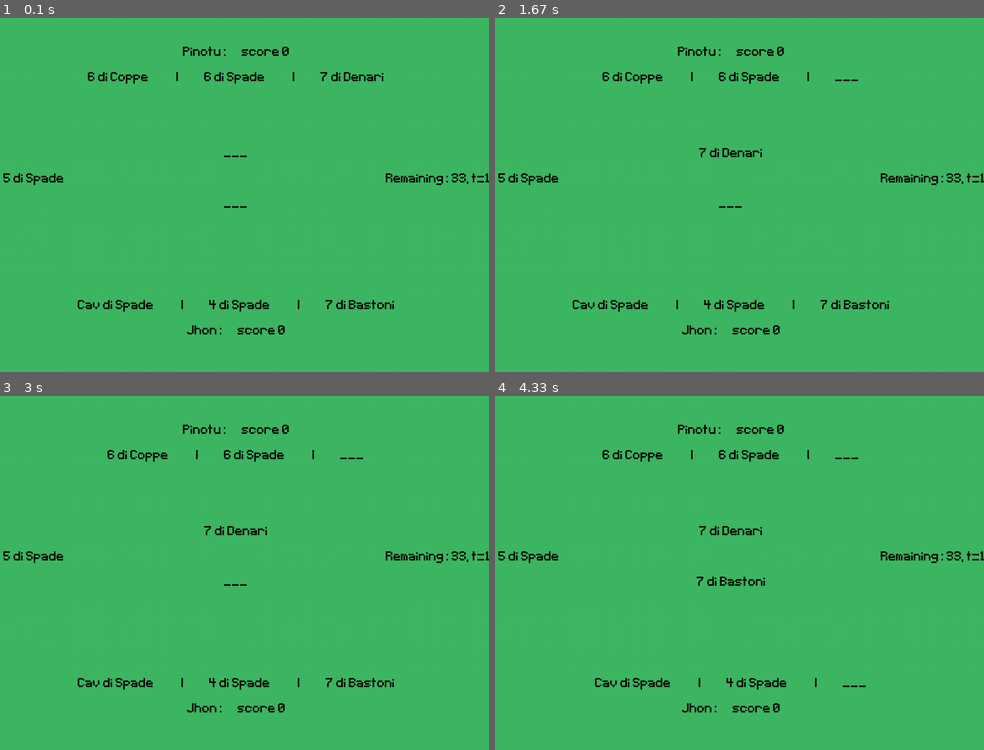
Above: before the commit, frames 1-4 (two rows, left to right).
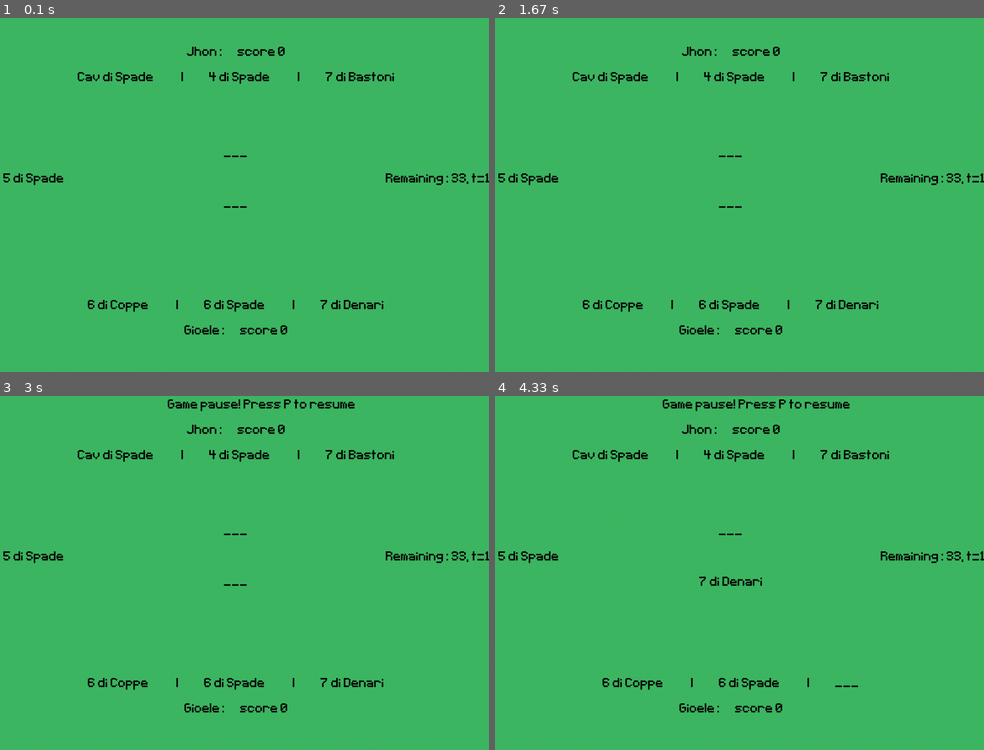
Above: after the commit, the same moments.

Repository: giolendius/Briscola
Game: pygame game, started from main.py
Two runs of this game, one before a commit and one after it. Both use one fixed random seed, a clock stepped at 60 frames per second and the inputs below.
Inputs:
- Up to frame 1 (0.1 s): no input
- Up to frame 2 (1.67 s): hold P 0.33-0.8 s; hold P 0.83-1.3 s; tap 3 at 1.33 s
- Up to frame 3 (3 s): tap P at 1.67 s
- Up to frame 4 (4.33 s): hold P 3-3.47 s; tap P at 3.5 s

The runs differ from the first frame. In frame 1, 2.0% of the frame differs, in the area x 15-81%, y 8-90%; in frame 2, 2.1%; in frame 3, 2.6%, in the area x 15-81%, y 0-90%; in frame 4, 2.5%.

Commit message:
feat(pygame): play as a human!

Diff:
--- a/main.py
+++ b/main.py
@@ -1,12 +1,13 @@
 from src.pygame.pybriscola import PyBriscolaEnv
-from src.types.Agents import RandomAgent # DLAgent
+from src.types.Agents import RandomAgent, Human # DLAgent
 
 
 def play():
-    a1 = RandomAgent()
+    a1 = Human('Gioele')
     a2 = RandomAgent("Jhon")
     env = PyBriscolaEnv(2)
     env.run_env([a1, a2])
 
+
 if __name__ == '__main__':
     play()
--- a/src/Briscola.py
+++ b/src/Briscola.py
@@ -73,20 +73,22 @@
         observation = Observation.from_sets(self.briscola,
                                             self.hand[self.current_player],
                                             self.table[1:4])  # here we always exclude player 0, he IS playing
-        if self.current_player == protagonist:
-            self.turn_memory = TurnMemory(turn=self.turn,
-                                          observation=observation)
 
         azione, q_val = agents[self.current_player].action(observation)
 
-        if self.current_player == protagonist:
-            self.turn_memory.action = azione
+        if azione == Action.not_chosen_yet:
+            self.awaiting_user_input = True
+        else:
+            if self.current_player == protagonist:
+                self.turn_memory = TurnMemory(turn=self.turn,
+                                              observation=observation,
+                                              action=azione.value)
 
-        self.table[self.current_player] = self.hand[self.current_player].play_this_card(azione)
-        self.current_player = (self.current_player + 1) % self.tot_players
+            self.table[self.current_player] = self.hand[self.current_player].play_this_card(azione)
+            self.current_player = (self.current_player + 1) % self.tot_players
 
-        if self.current_player == self.starting_player:
-            self.phase = "C"
+            if self.current_player == self.starting_player:
+                self.phase = "C"
 
     def _end_round_operations(self):
         # determine who takes
@@ -149,21 +151,6 @@
         self.running = True
         while self.running:
             self.game_engine(agents)
-        print('Game Done')
-
-    def simulate_games(self, agent, train_episodes, save_name=None, agent_position=0):
-        f"""Train the agent '{agent}' (remember to call its class with brackets().
-        The agents needs an action method and a self.model attribute"""
-        self.df = pd.DataFrame()
-        for _ in tqdm(range(train_episodes)):
-            self.run_env([agent, RandomAgent()])
-            df = pd.DataFrame(self.memory)
-            self.df = pd.concat([df, self.df], ignore_index=True)
-
-        if save_name:
-            self.df.to_csv(save_name)
-        else:
-            return self.df
 
     def train_model(self, agent, data, epochs=5, save_name=None):
         if isinstance(data, pd.DataFrame):
@@ -183,17 +170,6 @@
         if save_name:
             agent.model.save_weights(save_name)
 
-    def _draw_from_deck(self) -> Card | None:
-        from random import randint
-        if not self.deck:
-            return None  # or raise an exception if you prefer
-        index = randint(0, len(self.deck) - 1)
-        return self.deck.pop(index)
-
     def _hand_to_string(self, hand, spaces=10):
         sp = " " * spaces + "|" + " " * spaces
         return f"{hand[0]}" + sp + f"{hand[1]}" + sp + f"{hand[2]}"
-
-    def _append_dict_observ_todf(self, dict_observation, df):
-        df = pd.concat([df, pd.DataFrame([dict_observation])], ignore_index=True)
-        return df
--- a/src/pygame/pybriscola.py
+++ b/src/pygame/pybriscola.py
@@ -1,6 +1,9 @@
 import pygame
+from typing import List
 
 from ..Briscola import BriscolaEnv
+from ..types.Agents import Agent, Human
+from ..types.enums import Action
 
 SCREEN_W = 1000
 SCREEN_H = 800
@@ -13,14 +16,20 @@
         self.tempo = [pygame.time.get_ticks()]
         self.message = ""
         self.flg_pause = False
+        self.awaiting_user_input: bool = False
         self.delay_play = delay_play
         self.delay_end_round = delay_end_round
 
-    def run_env(self, agents: list):
+    def initial_checks(self, agents):
         assert self.tot_players == len(agents)
+        assert not any([isinstance(a, Human) for a in agents[1:]]), 'Human player first pos'
 
+        if isinstance(agents[0], Human):
+            pass
+
+    def run_env(self, agents: List[Agent]):
+        self.initial_checks(agents)
         pygame.init()
-
         pygame.display.set_caption("Love Briscola")
 
         self.running = True
@@ -29,10 +38,21 @@
                 if evento.type == pygame.QUIT:
                     self.running = False
                 elif evento.type == pygame.KEYDOWN:
+                    primo_giocatore = agents[0]
                     if evento.key == pygame.K_p:
                         # Azione da eseguire quando si preme 'N'
                         print("Hai premuto P, metto in pausa")
                         self.flg_pause = not self.flg_pause
+                    elif isinstance(primo_giocatore, Human) and self.awaiting_user_input:
+                        if evento.key == pygame.K_1:
+                            self.awaiting_user_input = False
+                            primo_giocatore.action_chosen = Action(0)
+                        elif evento.key == pygame.K_2:
+                            self.awaiting_user_input = False
+                            primo_giocatore.action_chosen = Action(1)
+                        elif evento.key == pygame.K_3:
+                            self.awaiting_user_input = False
+                            primo_giocatore.action_chosen = Action(2)
 
             self.pygame_play_time(agents)
 
@@ -44,17 +64,27 @@
         """Handles pygame while the actual game is going"""
         self.screen.fill((62, 184, 99))
 
-        text(self.screen, f"{agents[0]}:      score {self.points[0]}", (0, 100))
-        text(self.screen, f"{self._hand_to_string(self.hand[0])}", (00, 150))
-        text(self.screen, f"{self.table[0]}", (0, 300))
+        if self.flg_pause:
+            text(self.screen, f"Game pause! Press P to resume", (50,50))
+
+        if self.awaiting_user_input:
+            text(self.screen, f"It's your turn!", (0, 700), (180, 20, 20), size=60)
+
+        text(self.screen, f"{agents[0]}:      score {self.points[0]}", (0, 650))
+        text(self.screen, f"{self.hand[0]}", (00, 600))
+        text(self.screen, f"{self.table[0]}", (0, 400))
+
         text(self.screen, f"{self.briscola}", (-400, 350))
         text(self.screen, f"Remaining: {len(self.deck)}, t={self.turn}", (400, 350))
         text(self.screen, f"{self.message}", (0, 350), size=20)
-        text(self.screen, f"{self.table[1]}", (0, 400))
-        text(self.screen, f"""{self._hand_to_string(self.hand[1])}""", (00, 600))
-        text(self.screen, f"{agents[1]}:      score {self.points[1]}", (0, 650))
 
-        if (pygame.time.get_ticks() - self.tempo[0] > self.delay_play) and not self.flg_pause:
+        text(self.screen, f"{self.table[1]}", (0, 300))
+        text(self.screen, f"{self.hand[1]}", (00, 150))
+        text(self.screen, f"{agents[1]}:      score {self.points[1]}", (0, 100))
+
+        if ((pygame.time.get_ticks() - self.tempo[0] > self.delay_play)
+                and not self.flg_pause
+                and not self.awaiting_user_input):
             self.game_engine(agents)
             self.tempo[0] = pygame.time.get_ticks()
 
--- a/src/types/Agents.py
+++ b/src/types/Agents.py
@@ -2,9 +2,11 @@
 import numpy as np
 from random import choice
 
-from src.types.Card import Observation
+from .Card import Observation
+from .enums import Action
 
 namelist = ["Pieruc", "Iuanin", "Barbacec", "Vecia", "Pinotu", "Parin", "Lenciu"]
+
 
 class Agent(ABC):
     def __init__(self, name=None):
@@ -14,7 +16,7 @@
             self.name = choice(namelist)
 
     @abstractmethod
-    def action(self, observation: Observation) -> (int, np.array):
+    def action(self, observation: Observation) -> (Action, np.array):
         pass
 
     def __str__(self):
@@ -24,14 +26,23 @@
         return type(self).__name__ + ": "+self.name
 
 
-
 class RandomAgent(Agent):
     """An agent who plays a random card of the available ones"""
-    def action(self, observation: Observation) -> (int, float):
+    def action(self, observation: Observation) -> (Action, float):
         poss = observation.indices_card_in_hand()
-        return choice(poss), np.array([0,0,0])
+        return Action(choice(poss)), np.array([0, 0, 0])
 
 
 class AgentOnlyFirst(Agent):
     def action(self, observation: Observation) -> (int, float):
         return min([i - 1 for i in range(1, 4) if observation[i].val]), 0
+
+
+class Human(Agent):
+    action_chosen: Action = Action.not_chosen_yet
+
+    def action(self, observation: Observation):
+        action_chosen = self.action_chosen
+        if action_chosen != Action.not_chosen_yet:
+            self.action_chosen = Action.not_chosen_yet
+        return action_chosen, np.array([0,0,0])
--- a/src/types/Card.py
+++ b/src/types/Card.py
@@ -1,6 +1,8 @@
 import numpy as np
 from typing import List, Optional, cast
 from dataclasses import dataclass, fields
+
+from .enums import Action
 
 
 # from loguru import logger
@@ -140,10 +142,16 @@
             self.deck.draw_random(),
             self.deck.draw_random()]
 
-    def __str__(self):
-        return "stampo"+str(self.cards)
-
-    def play_this_card(self, index: int):
+    def __str__(self, spaces=10):
+        sp = " " * spaces + "|" + " " * spaces
+        return f"{self[0]}" + sp + f"{self[1]}" + sp + f"{self[2]}"
+
+    def play_this_card(self, index: Action):
+        """Returns the chosen card and removes it from the Hand"""
+        if isinstance(index, Action):
+            index = index.value
+        else:
+            raise ValueError('problema con Azione e interi')
         played_card = self[index]
         self[index] = Card(None, 0)
         return played_card
@@ -195,9 +203,10 @@
 @dataclass
 class TurnMemory:
     turn: int
+    action: int
     observation: Observation
     reward: int = None
-    action: int = None
+
     def to_dict(self, explicit: bool = True) -> dict:
         dict_int = {'turn' : self.turn,
                     'reward': self.reward,
--- /dev/null
+++ b/src/types/enums.py
@@ -0,0 +1,8 @@
+from enum import Enum
+
+
+class Action(Enum):
+    first_card = 0
+    second_card = 1
+    third_card = 2
+    not_chosen_yet = None
--- a/train.py
+++ b/train.py
@@ -27,7 +27,7 @@
 #     q_val = MA.model.predict([brisc, table] + hand, verbose=0)
 #     print("play king? 1", q_val)
 
-def simulate_games(train_episodes=10, save_name=None):
+def simulate_games(train_episodes=2, save_name=None):
     env = BriscolaEnv(2)
     agents = [RandomAgent("Gioele"), RandomAgent("Luca")]
     full_df = pd.DataFrame()
